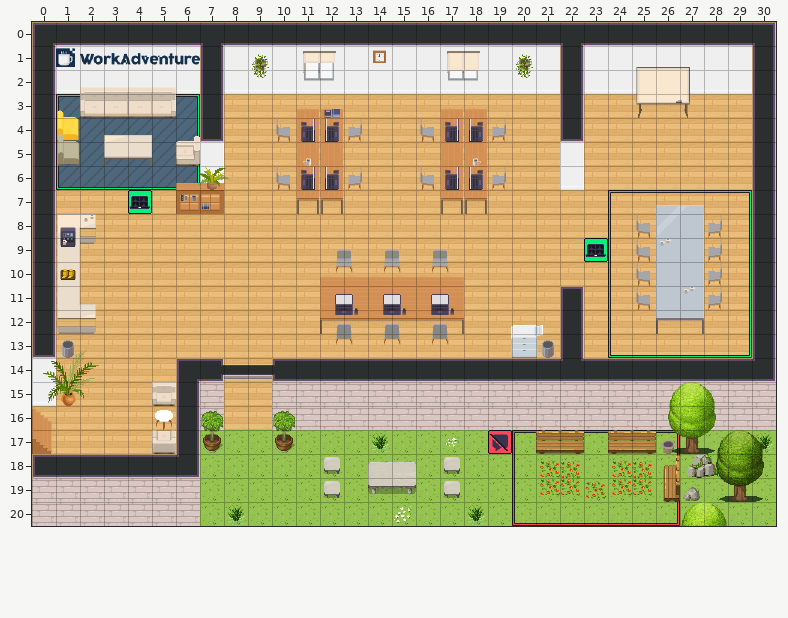
Tiled map (JSON): office.tmj. Above is the file before it was changed.
Cells are 32x32 px. Shown: x 0..30, y 0..20.
And afterwards:
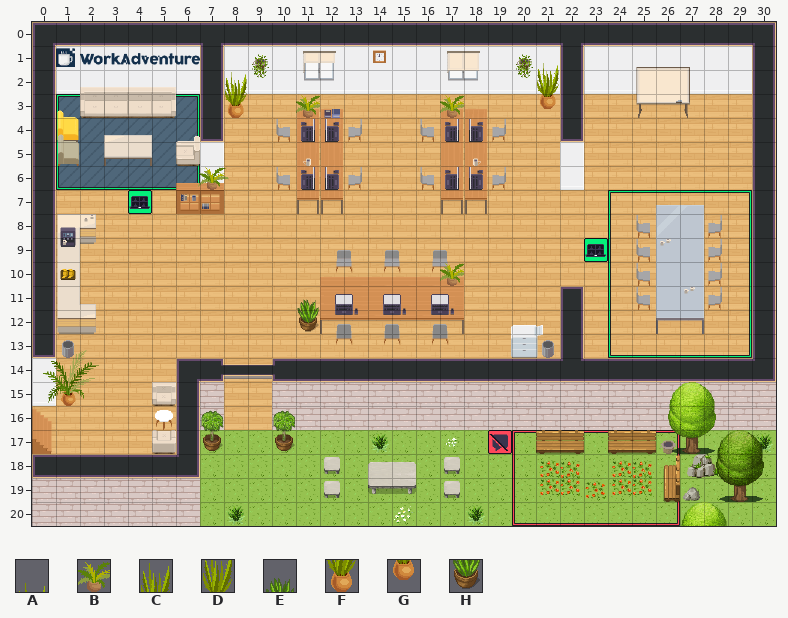
Key: from "WA_Decoration": A 64, B 67, C 75, D 76, E 79, F 87, G 88, H 91.
_ is an empty cell.
Tiles of an added or newly shown layer are drawn over the layers below it.
What changed:
Layer "above/Nina test" (added):
y 1: x 21 _ -> A
y 2: x 8 _ -> C; x 21 _ -> D
y 3: x 8 _ -> F; x 11 _ -> B; x 17 _ -> B; x 21 _ -> G
y 10: x 17 _ -> B
y 11: x 11 _ -> E
y 12: x 11 _ -> H
